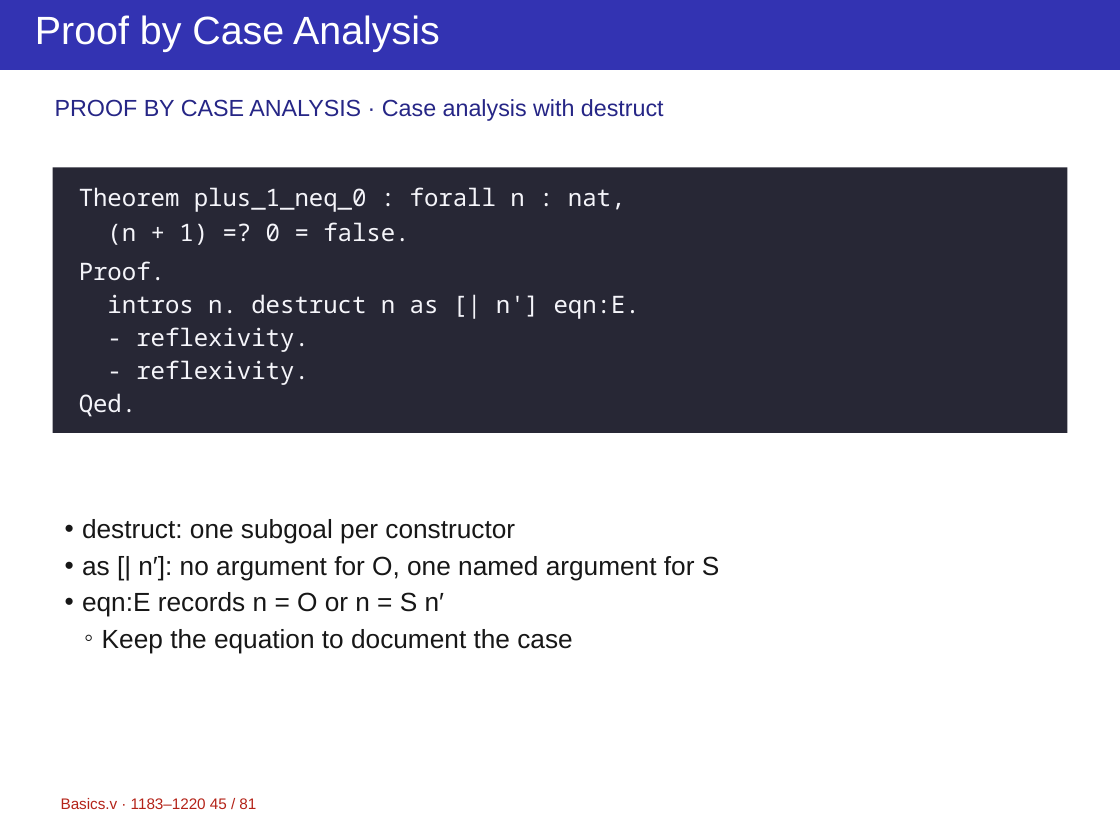
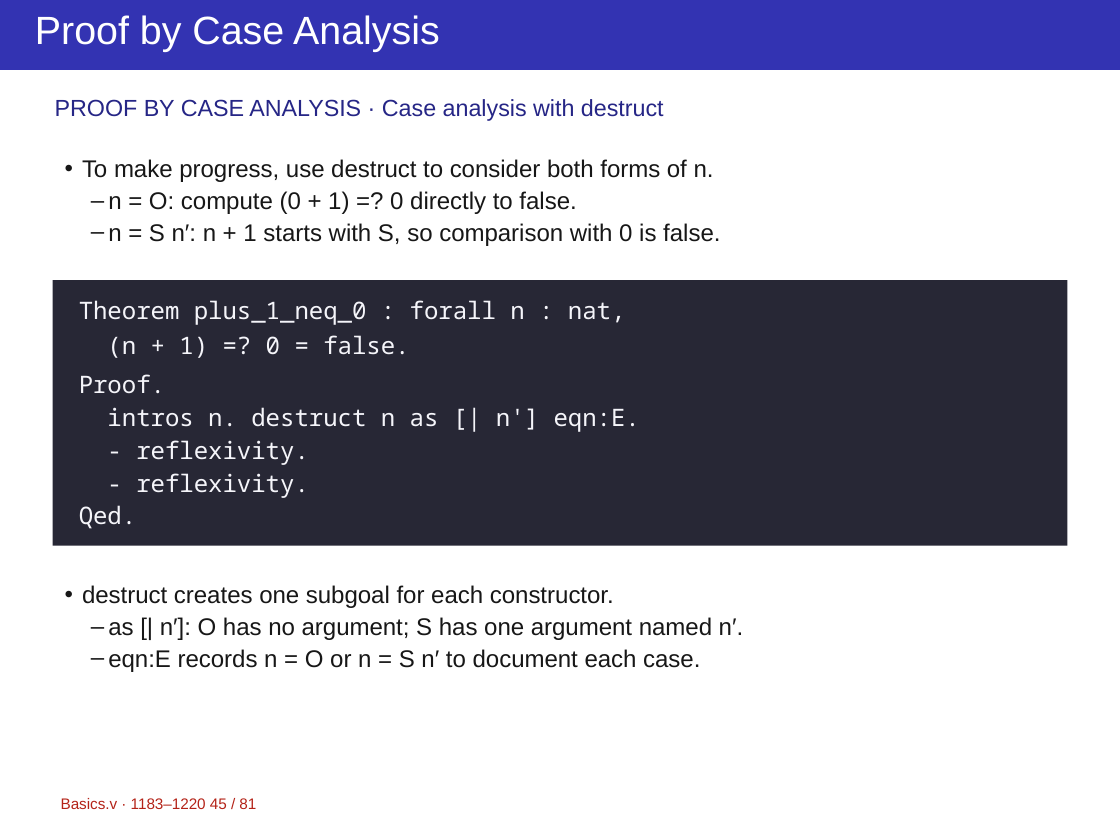
Before and after one commit to yuanruizhang5a/ppt-master, a slide deck: slide 45 of projects/course-rocq/Basics-2.pptx. Drawn at 1120x840 pixels with LibreOffice and Linux fonts; fonts in the diff are those of the drawing. Boxes give left, top, right and bottom in pixels: in the first picture for what was removed or moved away, otherwise in the second. Text is boxed around its words. In the diff, an @@ line names an element or a change of style, - is before the commit and + after.

```diff
--- a/projects/course-rocq/Basics-2.pptx
+++ b/projects/course-rocq/Basics-2.pptx
@@ text added at bbox=[82, 159, 720, 246], 16.5 pt, text #171717 @@
+• To make progress, use destruct to consider both forms of n.
+  – n = O: compute (0 + 1) =? 0 directly to false.
+  – n = S n′: n + 1 starts with S, so comparison with 0 is false.
@@ rectangle: place and size @@
-rectangle at bbox=[52, 167, 1068, 432]
+rectangle at bbox=[52, 280, 1068, 546]
@@ text "Theorem plus_1_neq_0 : forall n ...": place and size @@
-text "Theorem plus_1_neq_0 : forall n ..." at bbox=[79, 187, 640, 417]
+text "Theorem plus_1_neq_0 : forall n ..." at bbox=[79, 300, 640, 529]
@@ text at bbox=[82, 585, 743, 672]: text changed; size 18 to 16.5 pt @@
-• destruct: one subgoal per constructor
-• as [| n′]: no argument for O, one named argument for S
-• eqn:E records n = O or n = S n′
-  ◦ Keep the equation to document the case
+• destruct creates one subgoal for each constructor.
+  – as [| n′]: O has no argument; S has one argument named n′.
+  – eqn:E records n = O or n = S n′ to document each case.
```
Also in this commit, not shown: 14 other slides changed, 6 other files.
